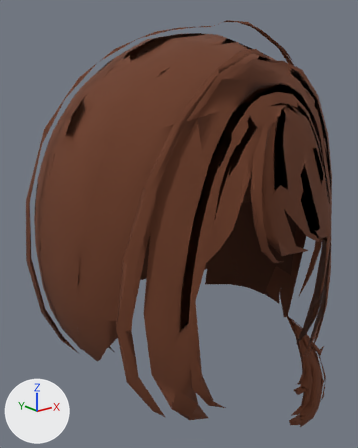
Before and after pictures for a commit that changed the glTF model web/public/assets/characters/v6/lod1/hair/full/hair_bob_pigtail.glb.
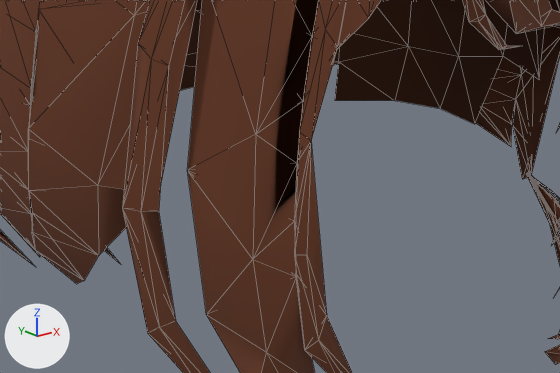
Each version appears first whole from a camera (50 mm lens) standing at (-0.55, -0.65, 1.059) and looking at (0.01, 0.051, 0.779), and next in a close-up on the part from 18% to 84% of the width and 54% to 89% of the height. Arrows for +X, +Y and +Z are at lower left; the lights stay in place. The last two pictures show the newer version. The close-ups show mesh edges as thin lines. Vertices at exactly the same position are counted once.

The older version as bpy lines, for what is in view:
```python
me_hair_bob_pigtail_001 = bpy.data.meshes.new('hair_bob_pigtail.001')
me_hair_bob_pigtail_001.from_pydata(...)  # 1116 vertices, 2045 faces; spans x -0.28..0.298, y -0.226..0.297, z 0.347..1.131
me_hair_bob_pigtail_001.materials.append(mat_m_hair)
ob_hair_bob_pigtail = bpy.data.objects.new('hair_bob_pigtail', me_hair_bob_pigtail_001)
ob_hair_bob_pigtail.location = (0.0, 0.0, 0.0)
```
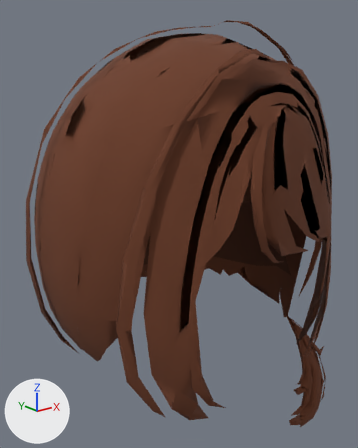
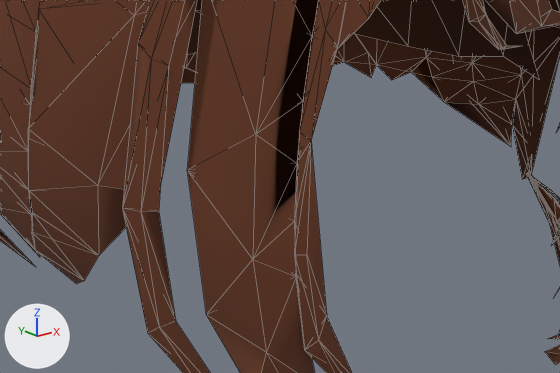
Where the change shows, as pixel boxes [x1, y1, x2, y2] in the close-ups (560 x 373 px):
part 1 of me_hair_bob_pigtail_001, deleted
    before: [104, 28, 544, 263]

The change, as a diff of the scene's bpy script:
```diff
--- a/web/public/assets/characters/v6/lod1/hair/full/hair_bob_pigtail.glb.py
+++ b/web/public/assets/characters/v6/lod1/hair/full/hair_bob_pigtail.glb.py
@@ me_hair_bob_pigtail_001 @@
 # used by ob_hair_bob_pigtail; location = (0.0, 0.0, 0.0)
-me_hair_bob_pigtail_001.from_pydata(...)  # 1116 vertices, 2045 faces; spans x -0.28..0.298, y -0.226..0.297, z 0.347..1.131
+me_hair_bob_pigtail_001.from_pydata(...)  # 1105 vertices, 2015 faces; spans x -0.28..0.298, y -0.226..0.297, z 0.347..1.131
+# me_hair_bob_pigtail_001 part 1
+# 11 vertices are removed from x -0.181..0.181, y -0.02..0.197, z 0.589..0.627
+# 30 faces are deleted
 me_hair_bob_pigtail_001.materials.append(mat_m_hair)
```
